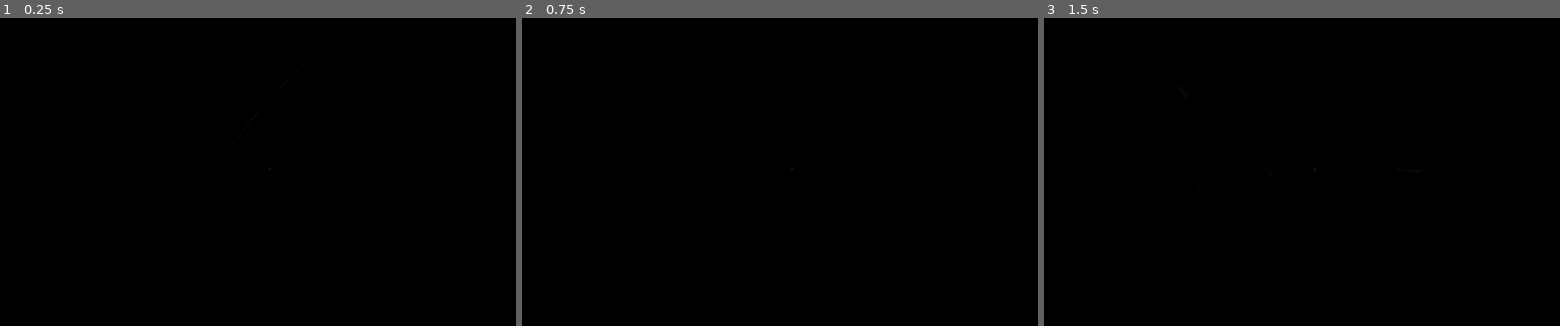
Above: before the commit, frames 1-3 (left to right).
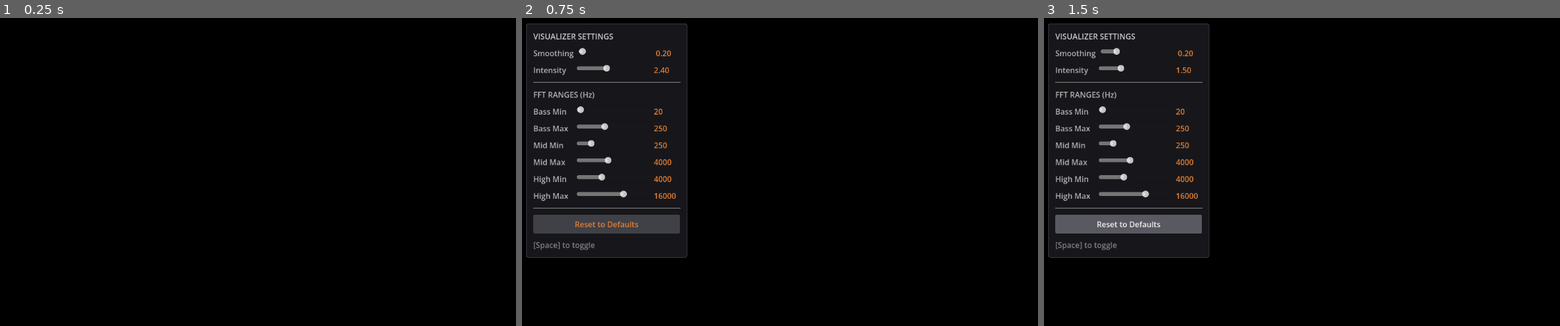
Above: after the commit, the same moments.

Repository: mralex/GodotVisualizerHacks
Game: Godot game, scene res://Main.tscn
Two runs of this game, one before a commit and one after it. Both use one fixed random seed, a clock stepped at 60 frames per second and the inputs below.
Inputs (mouse positions are in pixels of both pictures, inside the frame that each line leads up to):
- Up to frame 1 (0.25 s): no input
- Up to frame 2 (0.75 s): tap Enter at 0.5 s; tap Space at 0.6 s
- Up to frame 3 (1.5 s): tap Space at 0.77, 1.07 s; click (1126, 224) at 1.25 s, where only the run after the commit has a clickable "Reset to Defaults"

The runs differ from the first frame. In frame 1, less than 0.1% of the frame differs, in the area x 49-53%, y 31-50%; in frame 2, 24%, in the area x 0-53%, y 1-78%; in frame 3, 24%.

Commit message:
Add a GUI to tweak things, and adjust the environment effects

Diff:
--- a/AudioVisualizer.gd
+++ b/AudioVisualizer.gd
@@ -14,6 +14,30 @@
 
 @export var smoothing: float = 0.2
 @export var intensity: float = 1.5
+
+# FFT frequency ranges (Hz)
+var bass_min: float = 20.0
+var bass_max: float = 250.0
+var mid_min: float = 250.0
+var mid_max: float = 4000.0
+var high_min: float = 4000.0
+var high_max: float = 16000.0
+
+# GUI
+var gui_layer: CanvasLayer
+var gui_panel: PanelContainer
+var gui_visible: bool = false
+var gui_sliders: Dictionary = {}
+
+# Defaults
+const DEFAULT_SMOOTHING: float = 0.2
+const DEFAULT_INTENSITY: float = 1.5
+const DEFAULT_BASS_MIN: float = 20.0
+const DEFAULT_BASS_MAX: float = 250.0
+const DEFAULT_MID_MIN: float = 250.0
+const DEFAULT_MID_MAX: float = 4000.0
+const DEFAULT_HIGH_MIN: float = 4000.0
+const DEFAULT_HIGH_MAX: float = 16000.0
 
 # Visual elements
 var crystal_shapes: Array[MeshInstance3D] = []
@@ -49,6 +73,7 @@
 	setup_background_shapes()
 	setup_abstract_visuals()
 	setup_post_processing()
+	setup_gui()
 
 func setup_audio() -> void:
 	var bus_idx = AudioServer.get_bus_index("Record")
@@ -437,6 +462,156 @@
 	post_process_rect.material = post_process_material
 	canvas_layer.add_child(post_process_rect)
 
+func setup_gui() -> void:
+	gui_layer = CanvasLayer.new()
+	gui_layer.layer = 20
+	add_child(gui_layer)
+
+	gui_panel = PanelContainer.new()
+	gui_panel.position = Vector2(20, 20)
+	gui_panel.visible = false
+	gui_layer.add_child(gui_panel)
+
+	var style = StyleBoxFlat.new()
+	style.bg_color = Color(0.1, 0.1, 0.12, 0.9)
+	style.border_color = Color(0.3, 0.3, 0.35)
+	style.set_border_width_all(1)
+	style.set_corner_radius_all(4)
+	style.set_content_margin_all(15)
+	gui_panel.add_theme_stylebox_override("panel", style)
+
+	var vbox = VBoxContainer.new()
+	vbox.add_theme_constant_override("separation", 12)
+	gui_panel.add_child(vbox)
+
+	# Title
+	var title = Label.new()
+	title.text = "VISUALIZER SETTINGS"
+	title.add_theme_color_override("font_color", Color(0.8, 0.8, 0.8))
+	vbox.add_child(title)
+
+	# Smoothing slider
+	vbox.add_child(create_slider("smoothing", "Smoothing", smoothing, 0.01, 1.0, func(val): smoothing = val))
+
+	# Intensity slider
+	vbox.add_child(create_slider("intensity", "Intensity", intensity, 0.1, 5.0, func(val): intensity = val))
+
+	# Separator
+	var sep1 = HSeparator.new()
+	vbox.add_child(sep1)
+
+	# FFT Ranges label
+	var fft_label = Label.new()
+	fft_label.text = "FFT RANGES (Hz)"
+	fft_label.add_theme_color_override("font_color", Color(0.7, 0.7, 0.7))
+	vbox.add_child(fft_label)
+
+	# Bass range
+	vbox.add_child(create_slider("bass_min", "Bass Min", bass_min, 20.0, 200.0, func(val): bass_min = val))
+	vbox.add_child(create_slider("bass_max", "Bass Max", bass_max, 100.0, 500.0, func(val): bass_max = val))
+
+	# Mid range
+	vbox.add_child(create_slider("mid_min", "Mid Min", mid_min, 100.0, 1000.0, func(val): mid_min = val))
+	vbox.add_child(create_slider("mid_max", "Mid Max", mid_max, 1000.0, 8000.0, func(val): mid_max = val))
+
+	# High range
+	vbox.add_child(create_slider("high_min", "High Min", high_min, 2000.0, 8000.0, func(val): high_min = val))
+	vbox.add_child(create_slider("high_max", "High Max", high_max, 8000.0, 20000.0, func(val): high_max = val))
+
+	# Separator
+	var sep2 = HSeparator.new()
+	vbox.add_child(sep2)
+
+	# Reset button
+	var reset_btn = Button.new()
+	reset_btn.text = "Reset to Defaults"
+	reset_btn.pressed.connect(reset_to_defaults)
+	var btn_style = StyleBoxFlat.new()
+	btn_style.bg_color = Color(0.25, 0.25, 0.28)
+	btn_style.set_corner_radius_all(3)
+	btn_style.set_content_margin_all(8)
+	reset_btn.add_theme_stylebox_override("normal", btn_style)
+	var btn_hover = StyleBoxFlat.new()
+	btn_hover.bg_color = Color(0.35, 0.35, 0.38)
+	btn_hover.set_corner_radius_all(3)
+	btn_hover.set_content_margin_all(8)
+	reset_btn.add_theme_stylebox_override("hover", btn_hover)
+	reset_btn.add_theme_color_override("font_color", Color(0.9, 0.5, 0.2))
+	vbox.add_child(reset_btn)
+
+	# Instructions
+	var hint = Label.new()
+	hint.text = "[Space] to toggle"
+	hint.add_theme_color_override("font_color", Color(0.5, 0.5, 0.5))
+	vbox.add_child(hint)
+
+func create_slider(key: String, label_text: String, initial_value: float, min_val: float, max_val: float, callback: Callable) -> HBoxContainer:
+	var hbox = HBoxContainer.new()
+	hbox.add_theme_constant_override("separation", 10)
+
+	var label = Label.new()
+	label.text = label_text
+	label.custom_minimum_size.x = 80
+	label.add_theme_color_override("font_color", Color(0.7, 0.7, 0.7))
+	hbox.add_child(label)
+
+	var slider = HSlider.new()
+	slider.min_value = min_val
+	slider.max_value = max_val
+	slider.value = initial_value
+	slider.step = 0.01 if max_val <= 5.0 else 1.0
+	slider.custom_minimum_size.x = 150
+	hbox.add_child(slider)
+
+	var value_label = Label.new()
+	value_label.text = "%.2f" % initial_value if max_val <= 5.0 else "%.0f" % initial_value
+	value_label.custom_minimum_size.x = 50
+	value_label.add_theme_color_override("font_color", Color(0.9, 0.5, 0.2))
+	hbox.add_child(value_label)
+
+	slider.value_changed.connect(func(val):
+		callback.call(val)
+		value_label.text = "%.2f" % val if max_val <= 5.0 else "%.0f" % val
+	)
+
+	# Store reference for reset
+	gui_sliders[key] = {"slider": slider, "label": value_label, "max": max_val}
+
+	return hbox
+
+func reset_to_defaults() -> void:
+	smoothing = DEFAULT_SMOOTHING
+	intensity = DEFAULT_INTENSITY
+	bass_min = DEFAULT_BASS_MIN
+	bass_max = DEFAULT_BASS_MAX
+	mid_min = DEFAULT_MID_MIN
+	mid_max = DEFAULT_MID_MAX
+	high_min = DEFAULT_HIGH_MIN
+	high_max = DEFAULT_HIGH_MAX
+
+	# Update sliders
+	var defaults = {
+		"smoothing": DEFAULT_SMOOTHING,
+		"intensity": DEFAULT_INTENSITY,
+		"bass_min": DEFAULT_BASS_MIN,
+		"bass_max": DEFAULT_BASS_MAX,
+		"mid_min": DEFAULT_MID_MIN,
+		"mid_max": DEFAULT_MID_MAX,
+		"high_min": DEFAULT_HIGH_MIN,
+		"high_max": DEFAULT_HIGH_MAX
+	}
+
+	for key in gui_sliders:
+		var data = gui_sliders[key]
+		var val = defaults[key]
+		data["slider"].value = val
+		data["label"].text = "%.2f" % val if data["max"] <= 5.0 else "%.0f" % val
+
+func _input(event: InputEvent) -> void:
+	if event is InputEventKey and event.pressed and event.keycode == KEY_SPACE:
+		gui_visible = !gui_visible
+		gui_panel.visible = gui_visible
+
 func _process(delta: float) -> void:
 	time += delta
 	analyze_spectrum()
@@ -447,9 +622,9 @@
 	if not spectrum_analyzer:
 		return
 
-	var bass_raw = get_frequency_range_energy(20.0, 250.0)
-	var mid_raw = get_frequency_range_energy(250.0, 4000.0)
-	var high_raw = get_frequency_range_energy(4000.0, 16000.0)
+	var bass_raw = get_frequency_range_energy(bass_min, bass_max)
+	var mid_raw = get_frequency_range_energy(mid_min, mid_max)
+	var high_raw = get_frequency_range_energy(high_min, high_max)
 
 	bass_energy = lerp(bass_energy, bass_raw * intensity, smoothing)
 	mid_energy = lerp(mid_energy, mid_raw * intensity, smoothing)
--- a/Main.tscn
+++ b/Main.tscn
@@ -17,15 +17,19 @@
 ambient_light_source = 2
 ambient_light_color = Color(0.06, 0.06, 0.07, 1)
 ambient_light_energy = 0.1
-tonemap_mode = 2
-tonemap_exposure = 0.8
+tonemap_mode = 3
+tonemap_exposure = 0.9
+ssao_enabled = true
 glow_enabled = true
-glow_intensity = 0.8
+glow_intensity = 2.02
 glow_strength = 0.6
-glow_bloom = 0.2
+glow_bloom = 0.72
 glow_blend_mode = 0
 glow_hdr_scale = 1.2
 glow_hdr_luminance_cap = 6.0
+adjustment_enabled = true
+adjustment_contrast = 1.08
+adjustment_saturation = 1.27
 
 [node name="Main" type="Node3D" unique_id=1420660784]
 
